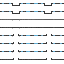
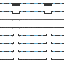
Before/after of a 64 x 64 layered artwork. What changed in the layer stack:
painted on "walldoor" over [13, 3, 51, 5]
